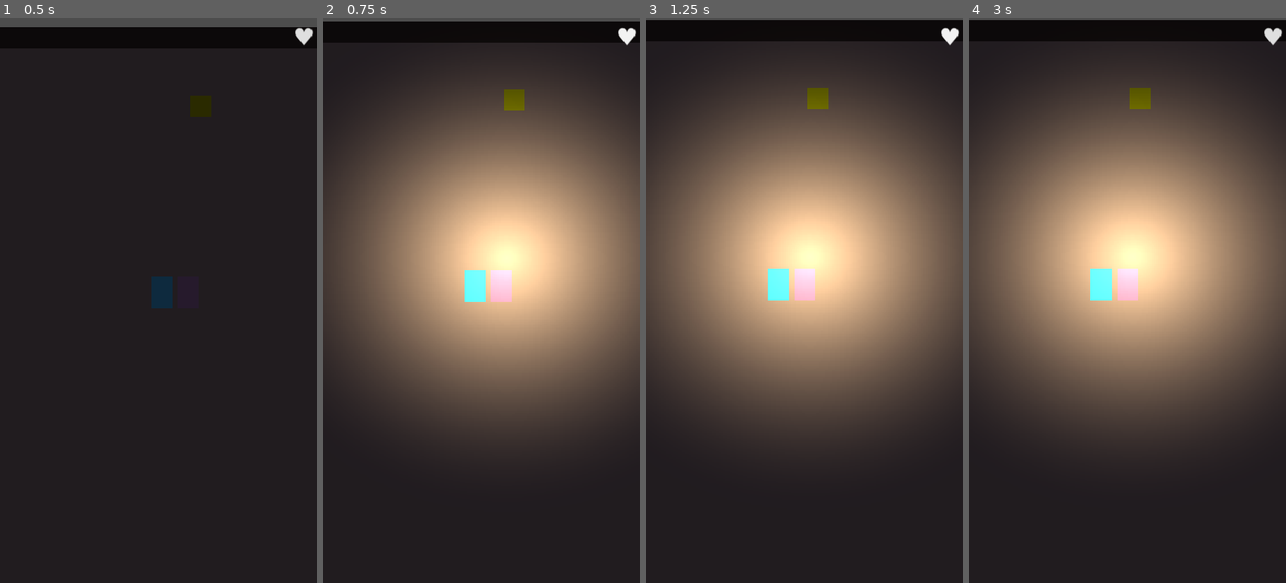
Above: before the commit, frames 1-4 (left to right).
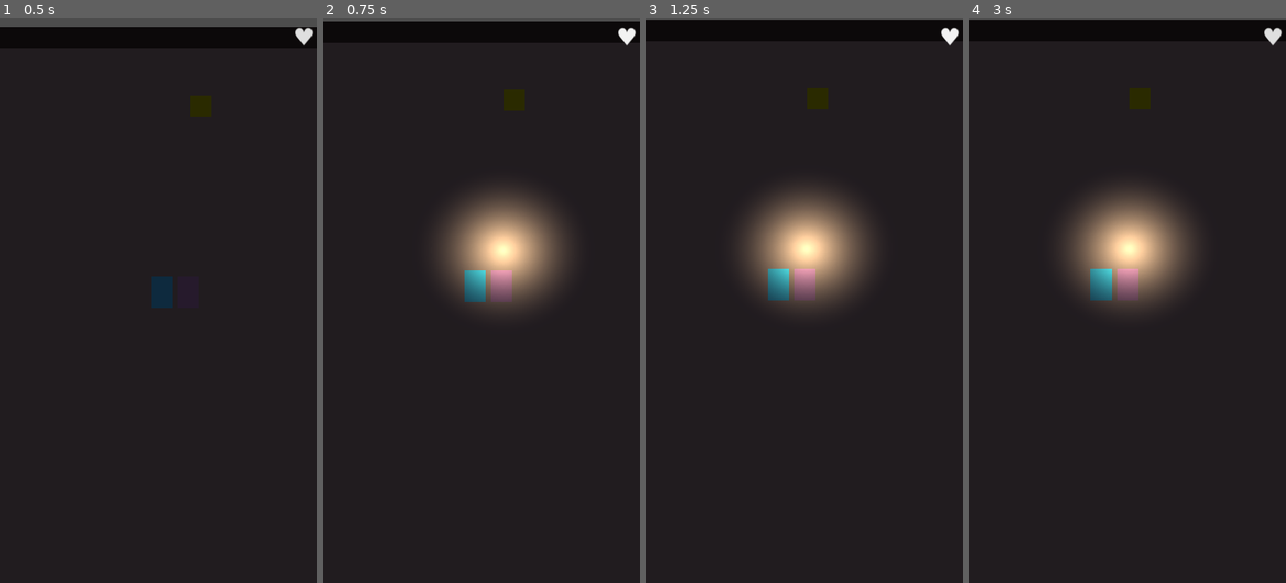
Above: after the commit, the same moments.

Repository: nicky-nix/the-pieces-of-us--together
Game: Godot game, scene res://scenes/main.tscn
Two runs of this game, one before a commit and one after it. Both use one fixed random seed, a clock stepped at 60 frames per second and the inputs below.
Inputs (mouse positions are in pixels of both pictures, inside the frame that each line leads up to):
- Up to frame 1 (0.5 s): no input
- Up to frame 2 (0.75 s): click "♥" at 0.5 s
- Up to frame 3 (1.25 s): no input
- Up to frame 4 (3 s): click "♥" at 1.25 s; click "♥" at 2 s; move the mouse to (1140, 97) at 2.77 s; click (1140, 97) at 2.92 s

Frame 1 is identical in both runs. In frame 2, 56% of the frame differs, in the area x 0-100%, y 10-75%; in frame 3, 57%; in frame 4, 57%.

Commit message:
Revert "complete room designs, puzzles, and end-to-end playtest"
This reverts commit 9dd3422a40505a02f18e7fc0c0e909faf1c31b44.

Diff:
--- a/scenes/crate.tscn
+++ b/scenes/crate.tscn
@@ -5,7 +5,7 @@
 [sub_resource type="RectangleShape2D" id="RectangleShape2D_8hhd1"]
 size = Vector2(32, 32)
 
-[node name="Crate" type="CharacterBody2D" unique_id=97980513 groups=["crate"]]
+[node name="Crate" type="CharacterBody2D" unique_id=97980513]
 script = ExtResource("1_b66cd")
 
 [node name="CollisionShape2D" type="CollisionShape2D" parent="." unique_id=1458974163]
--- a/scenes/her.tscn
+++ b/scenes/her.tscn
@@ -8,6 +8,8 @@
 height = 40.0
 
 [node name="Her" type="CharacterBody2D" unique_id=837006307 groups=["player"]]
+collision_layer = 8
+collision_mask = 17
 script = ExtResource("1_y8ilm")
 
 [node name="Sprite" type="ColorRect" parent="." unique_id=1874769045]
@@ -30,4 +32,3 @@
 range_z_min = -4096
 range_z_max = 4096
 texture = ExtResource("2_lwl7x")
-texture_scale = 3.0
--- a/scenes/key.tscn
+++ b/scenes/key.tscn
@@ -6,6 +6,8 @@
 size = Vector2(24, 24)
 
 [node name="Key" type="Area2D" unique_id=28582528]
+collision_layer = 16
+collision_mask = 0
 script = ExtResource("1_yk2u2")
 
 [node name="CollisionShape2D" type="CollisionShape2D" parent="." unique_id=1537449156]
--- a/scenes/player.tscn
+++ b/scenes/player.tscn
@@ -7,6 +7,8 @@
 height = 40.0
 
 [node name="Player" type="CharacterBody2D" unique_id=837006307 groups=["player"]]
+collision_layer = 2
+collision_mask = 25
 script = ExtResource("1_3vyb7")
 
 [node name="Sprite" type="ColorRect" parent="." unique_id=1874769045]
@@ -20,12 +22,3 @@
 shape = SubResource("CapsuleShape2D_u8vuu")
 
 [node name="NavigationAgent2D" type="NavigationAgent2D" parent="." unique_id=86853928]
-
-[node name="PushArrow" type="Label" parent="." unique_id=1651537786]
-visible = false
-offset_left = -11.0
-offset_top = -84.0
-offset_right = 29.0
-offset_bottom = -50.0
-theme_override_font_sizes/font_size = 24
-text = "→"
--- a/scenes/pressure_switch.tscn
+++ b/scenes/pressure_switch.tscn
@@ -6,6 +6,7 @@
 size = Vector2(32, 32)
 
 [node name="PressureSwitch" type="Area2D" unique_id=867929733]
+collision_layer = 16
 script = ExtResource("1_juj5l")
 
 [node name="CollisionShape2D" type="CollisionShape2D" parent="." unique_id=807258584]
--- a/scenes/room_1.tscn
+++ b/scenes/room_1.tscn
@@ -21,9 +21,9 @@
 sources/1 = SubResource("TileSetAtlasSource_8oql1")
 
 [sub_resource type="NavigationPolygon" id="NavigationPolygon_xhekj"]
-vertices = PackedVector2Array(-19.671875, 897.14844, -59.429688, 897.8203, -58.273438, 876, -18.960938, 876, -125.97656, 876, -124.02344, 19, 622, 19, 622, 876)
-polygons = Array[PackedInt32Array]([PackedInt32Array(0, 1, 2, 3), PackedInt32Array(2, 4, 5, 6), PackedInt32Array(3, 2, 6), PackedInt32Array(6, 7, 3)])
-outlines = Array[PackedVector2Array]([PackedVector2Array(-134, 9, 632, 9, 632, 886, -9.290802, 885.99976, -10, 907, -70, 908, -68.81714, 885.99994, -136, 886)])
+vertices = PackedVector2Array(622, 876, -125.97656, 876, -124.02344, 19, 622, 19)
+polygons = Array[PackedInt32Array]([PackedInt32Array(0, 1, 2, 3)])
+outlines = Array[PackedVector2Array]([PackedVector2Array(-134, 9, 632, 9, 632, 886, -136, 886)])
 
 [sub_resource type="RectangleShape2D" id="RectangleShape2D_irjyx"]
 size = Vector2(60, 20)
@@ -39,6 +39,8 @@
 navigation_polygon = SubResource("NavigationPolygon_xhekj")
 
 [node name="ExitDoor" type="Area2D" parent="." unique_id=791718495]
+collision_layer = 16
+collision_mask = 0
 script = ExtResource("3_8oql1")
 
 [node name="CollisionShape2D" type="CollisionShape2D" parent="ExitDoor" unique_id=1341363070]
--- a/scenes/room_2.tscn
+++ b/scenes/room_2.tscn
@@ -28,7 +28,7 @@
 [sub_resource type="RectangleShape2D" id="RectangleShape2D_irjyx"]
 size = Vector2(60, 20)
 
-[node name="Room2" type="Node2D" unique_id=3083982]
+[node name="Room1" type="Node2D" unique_id=3083982]
 y_sort_enabled = true
 
 [node name="TileMapLayer" type="TileMapLayer" parent="." unique_id=1598035094]
@@ -41,6 +41,8 @@
 [node name="ExitDoor" type="Area2D" parent="." unique_id=791718495]
 visibility_layer = 2
 position = Vector2(1480, -1536)
+collision_layer = 16
+collision_mask = 0
 script = ExtResource("3_lsxps")
 metadata/_edit_group_ = true
 
--- a/scenes/room_3.tscn
+++ b/scenes/room_3.tscn
@@ -28,7 +28,7 @@
 [sub_resource type="RectangleShape2D" id="RectangleShape2D_irjyx"]
 size = Vector2(60, 20)
 
-[node name="Room3" type="Node2D" unique_id=3083982]
+[node name="Room1" type="Node2D" unique_id=3083982]
 y_sort_enabled = true
 
 [node name="TileMapLayer" type="TileMapLayer" parent="." unique_id=1598035094]
@@ -39,6 +39,8 @@
 navigation_polygon = SubResource("NavigationPolygon_xhekj")
 
 [node name="ExitDoor" type="Area2D" parent="." unique_id=791718495]
+collision_layer = 16
+collision_mask = 0
 script = ExtResource("3_6w2ej")
 
 [node name="CollisionShape2D" type="CollisionShape2D" parent="ExitDoor" unique_id=1341363070]
--- a/scenes/room_4.tscn
+++ b/scenes/room_4.tscn
@@ -26,7 +26,7 @@
 polygons = Array[PackedInt32Array]([PackedInt32Array(0, 1, 2, 3)])
 outlines = Array[PackedVector2Array]([PackedVector2Array(-134, 9, 632, 9, 632, 886, -136, 886)])
 
-[node name="Room4" type="Node2D" unique_id=3083982]
+[node name="Room1" type="Node2D" unique_id=3083982]
 y_sort_enabled = true
 
 [node name="TileMapLayer" type="TileMapLayer" parent="." unique_id=1598035094]
--- a/scenes/room_5.tscn
+++ b/scenes/room_5.tscn
@@ -24,14 +24,14 @@
 sources/1 = SubResource("TileSetAtlasSource_8oql1")
 
 [sub_resource type="NavigationPolygon" id="NavigationPolygon_xhekj"]
-vertices = PackedVector2Array(199.92188, 876, -125.97656, 876, -124.02344, 19, 622, 19, 622, 876, 241.21875, 876, 240.32031, 903.8281, 199.96875, 903.15625)
-polygons = Array[PackedInt32Array]([PackedInt32Array(0, 1, 2, 3), PackedInt32Array(3, 4, 5), PackedInt32Array(0, 3, 5), PackedInt32Array(0, 5, 6, 7)])
-outlines = Array[PackedVector2Array]([PackedVector2Array(-134, 9, 632, 9, 632, 886, 250.90216, 886.0001, 250, 914, 190, 913, 189.939, 886.00006, -136, 886)])
+vertices = PackedVector2Array(622, 876, -125.97656, 876, -124.02344, 19, 622, 19)
+polygons = Array[PackedInt32Array]([PackedInt32Array(0, 1, 2, 3)])
+outlines = Array[PackedVector2Array]([PackedVector2Array(-134, 9, 632, 9, 632, 886, -136, 886)])
 
 [sub_resource type="RectangleShape2D" id="RectangleShape2D_irjyx"]
 size = Vector2(60, 20)
 
-[node name="Room5" type="Node2D" unique_id=3083982]
+[node name="Room1" type="Node2D" unique_id=3083982]
 y_sort_enabled = true
 script = ExtResource("1_1bs8n")
 
@@ -43,7 +43,9 @@
 navigation_polygon = SubResource("NavigationPolygon_xhekj")
 
 [node name="ExitDoor" type="Area2D" parent="." unique_id=791718495]
-position = Vector2(257, 4)
+position = Vector2(260, 5)
+collision_layer = 16
+collision_mask = 0
 script = ExtResource("3_sn1g8")
 metadata/_edit_group_ = true
 
--- a/scripts/crate.gd
+++ b/scripts/crate.gd
@@ -1,40 +1,19 @@
 extends CharacterBody2D
 
-const FRICTION = 0.91      # was 0.80 — higher = slides further
-const MIN_SPEED = 3.0        # unchanged
-
-var is_being_pushed = false
-var push_timer = 0.0
-
-func _ready():
-	# Wait one frame for the scene to be fully loaded
-	await get_tree().physics_frame
-	# Find Her and add her as a collision exception
-	var main = get_tree().get_root().get_node_or_null("Main")
-	if main:
-		var her = main.get_node_or_null("Her")
-		if her:
-			add_collision_exception_with(her)
-			print("Crate ignoring Her")
+const PUSH_SPEED = 90.0
+const FRICTION = 0.85
 
 func _physics_process(delta):
-	# Reduce push timer each frame
-	if push_timer > 0:
-		push_timer -= delta
-		is_being_pushed = true
-	else:
-		is_being_pushed = false
-
-	# Apply friction
+	# Apply friction every frame so crate slows to a stop
 	velocity = velocity * FRICTION
 
-	# Hard stop when slow enough — this prevents sticking
-	if velocity.length() < MIN_SPEED:
+	# Stop completely when moving very slowly
+	if velocity.length() < 2.0:
 		velocity = Vector2.ZERO
 
 	move_and_slide()
 
 func push(direction: Vector2):
-	if velocity.length() < 10.0:
-		velocity = direction.normalized() * 220.0  # was 150 — stronger push
-		push_timer = 0.1
+	# Only accept a new push if crate is nearly stopped
+	# This prevents sticking — player pushes once, crate slides away
+	velocity = direction.normalized() * PUSH_SPEED
--- a/scripts/exit_door.gd
+++ b/scripts/exit_door.gd
@@ -2,16 +2,11 @@
 
 signal exit_reached
 
-var triggered = false
-
 func _ready():
 	body_entered.connect(_on_body_entered)
-	monitoring = true
-	monitorable = true
-	print("ExitDoor ready — triggered state: ", triggered)
+	print("ExitDoor ready — monitoring bodies")
 
 func _on_body_entered(body):
-	print("ExitDoor hit by: ", body.name, " | triggered: ", triggered, " | groups: ", body.get_groups())
-	if body.is_in_group("player") and not triggered:
-		triggered = true
+	print("Something entered ExitDoor: ", body.name, " groups: ", body.get_groups())
+	if body.is_in_group("player"):
 		emit_signal("exit_reached")
--- a/scripts/her.gd
+++ b/scripts/her.gd
@@ -3,12 +3,12 @@
 const SPEED = 120.0
 
 @onready var agent = $NavigationAgent2D
-@onready var light = $PointLight2D
+@onready var light = $PointLight2D  # ADD THIS LINE
 
 func _ready():
 	await get_tree().physics_frame
 	await get_tree().physics_frame
-	light.visible = false
+	light.visible = false  # ADD THIS — light off at start
 
 func _input(event):
 	if not GameManager.active_player == "her":
@@ -21,12 +21,13 @@
 		agent.target_position = world_pos
 
 func _physics_process(delta):
-	light.visible = (GameManager.active_player == "her")
+	# Light follows active player state every frame
+	light.visible = (GameManager.active_player == "her")  # ADD THIS LINE
+
 	if not GameManager.active_player == "her":
 		velocity = Vector2.ZERO
 		return
 	if agent.is_navigation_finished():
-		velocity = Vector2.ZERO
 		return
 	var next = agent.get_next_path_position()
 	var dir = (next - global_position).normalized()
--- a/scripts/key.gd
+++ b/scripts/key.gd
@@ -1,15 +1,14 @@
 extends Area2D
+
+signal key_collected
 
 var player_nearby = false
 
 func _ready():
 	body_entered.connect(_on_body_entered)
 	body_exited.connect(_on_body_exited)
-	monitoring = true
-	monitorable = true
 
 func _on_body_entered(body):
-	print("Key: body entered — ", body.name)
 	if body.is_in_group("player"):
 		player_nearby = true
 		$PromptLabel.visible = true
@@ -20,10 +19,10 @@
 		$PromptLabel.visible = false
 
 func _input(event):
-	if event is InputEventMouseButton and event.button_index == MOUSE_BUTTON_LEFT and not event.pressed:
+	if event is InputEventScreenTouch and not event.pressed:
 		if player_nearby:
 			collect()
-	if event is InputEventScreenTouch and not event.pressed:
+	if event is InputEventMouseButton and event.button_index == MOUSE_BUTTON_LEFT and not event.pressed:
 		if player_nearby:
 			collect()
 
--- a/scripts/locked_door.gd
+++ b/scripts/locked_door.gd
@@ -1,33 +1,32 @@
 extends StaticBody2D
 
+var player_nearby = false
 var is_open = false
 
 func _ready():
 	$UnlockZone.body_entered.connect(_on_body_entered)
-	$UnlockZone.monitoring = true
-	$UnlockZone.monitorable = true
+	$UnlockZone.body_exited.connect(_on_body_exited)
 
 func _on_body_entered(body):
-	if not body.is_in_group("player"):
-		return
+	if body.is_in_group("player") and not is_open:
+		player_nearby = true
+		_check_unlock()
 
-	if not is_open:
-		# First visit — check for key
-		if GameManager.has_key:
-			_unlock()
-		else:
-			# No key — show locked message
-			$Label.text = "🔒 Need a key"
-	else:
-		# Door already unlocked — go to next room
-		print("Player entered unlocked door — loading next room")
-		RoomManager.go_to_next_room()
+func _on_body_exited(body):
+	if body.is_in_group("player"):
+		player_nearby = false
 
-func _unlock():
-	is_open = true
-	# Remove the physical block
+func _check_unlock():
+	if GameManager.has_key and not is_open:
+		is_open = true
+		open_door()
+
+func open_door():
+	# Hide the visual door
 	$CollisionShape2D.set_deferred("disabled", true)
-	# Change visuals to show unlocked
-	$ColorRect.color = Color("#22AA55")  # turns green
-	$Label.text = "✦ Unlocked!"
-	print("Door unlocked!")
+	$ColorRect.visible = false
+	$Label.visible = false
+	print("Door unlocked — loading next room")
+	# Wait one frame then go to next room
+	await get_tree().process_frame
+	RoomManager.go_to_next_room()
--- a/scripts/player.gd
+++ b/scripts/player.gd
@@ -3,20 +3,13 @@
 const SPEED = 120.0
 
 @onready var agent = $NavigationAgent2D
-@onready var push_arrow = $PushArrow
-
-var current_crate = null
-var touching_crate = false
 
 func _ready():
 	await get_tree().physics_frame
 	await get_tree().physics_frame
-	push_arrow.visible = false
 
 func _input(event):
 	if not GameManager.active_player == "you":
-		return
-	if touching_crate:
 		return
 	if event is InputEventMouseButton and event.button_index == MOUSE_BUTTON_LEFT and not event.pressed:
 		var world_pos = get_global_mouse_position()
@@ -28,41 +21,21 @@
 func _physics_process(delta):
 	if not GameManager.active_player == "you":
 		velocity = Vector2.ZERO
-		push_arrow.visible = false
-		touching_crate = false
 		return
-
-	touching_crate = false
-	current_crate = null
-
 	if agent.is_navigation_finished():
 		velocity = Vector2.ZERO
-		push_arrow.visible = false
 		return
-
 	var next = agent.get_next_path_position()
 	var dir = (next - global_position).normalized()
 	velocity = dir * SPEED
 	move_and_slide()
 
+	# Push crate — only fire once per collision, not every frame
 	for i in get_slide_collision_count():
-		var col = get_slide_collision(i)
-		if col == null:
-			continue
-		var body = col.get_collider()
-		if body == null:
-			continue
-		if body.is_in_group("crate"):
-			touching_crate = true
-			current_crate = body
-			velocity = Vector2.ZERO
-			agent.target_position = global_position
-			var push_dir = (body.global_position - global_position).normalized()
-			push_arrow.visible = true
-			push_arrow.rotation = push_dir.angle()
-			if body.velocity.length() < 10.0:
-				body.push(push_dir)
-			break
-
-	if not touching_crate:
-		push_arrow.visible = false
+		var collision = get_slide_collision(i)
+		var collider = collision.get_collider()
+		if collider != null and collider.is_in_group("crate"):
+			var push_dir = (collider.global_position - global_position).normalized()
+			# Only push if crate is nearly stopped (prevents sticking)
+			if collider.velocity.length() < 5.0:
+				collider.push(push_dir)
--- a/scripts/pressure_switch.gd
+++ b/scripts/pressure_switch.gd
@@ -7,22 +7,15 @@
 func _ready():
 	body_entered.connect(_on_body_entered)
 	body_exited.connect(_on_body_exited)
-	monitoring = true
-	monitorable = true
 
 func _on_body_entered(body):
-	print("Pressure switch: body entered — ", body.name, " groups: ", body.get_groups())
 	if body.is_in_group("crate") and not is_pressed:
 		is_pressed = true
-		# Turn green
-		$SwitchSprite.color = Color("#00FF00")
+		$SwitchSprite.color = Color("#00FF00")  # turns green when activated
 		print("Switch activated!")
 		emit_signal("switch_activated")
 
 func _on_body_exited(body):
 	if body.is_in_group("crate"):
-		# Only deactivate if crate fully leaves
-		await get_tree().physics_frame
-		if not has_overlapping_bodies():
-			is_pressed = false
-			$SwitchSprite.color = Color("#555555")
+		is_pressed = false
+		$SwitchSprite.color = Color("#555555")  # turns grey again
--- a/scripts/room_5.gd
+++ b/scripts/room_5.gd
@@ -1,23 +1,12 @@
 extends Node2D
 
-var exit_unlocked = false
-
 func _ready():
-	# Lock the exit at start
-	var exit = $ExitDoor
-	exit.monitoring = false
-
-	# Connect switch
-	var switch = $PressureSwitch
-	if switch:
-		switch.switch_activated.connect(_on_switch_activated)
+	# Lock the exit until switch is activated
+	$ExitDoor/CollisionShape2D.disabled = true
+	$PressureSwitch.switch_activated.connect(_on_switch_activated)
 
 func _on_switch_activated():
-	if exit_unlocked:
-		return
-	exit_unlocked = true
-	print("Exit unlocked by switch!")
-	# Turn exit door green so player knows it opened
+	print("Exit unlocked!")
+	$ExitDoor/CollisionShape2D.disabled = false
+	# Make exit visible so player knows it opened
 	$ExitDoor/ColorRect.color = Color("#00FF00")
-	# Now allow the exit to detect players
-	$ExitDoor.monitoring = true
--- a/scripts/room_manager.gd
+++ b/scripts/room_manager.gd
@@ -12,94 +12,55 @@
 var current_room_index = 0
 var current_room_instance = null
 var room_container: Node = null
-var is_transitioning = false
 
 func start_run():
 	rooms.shuffle()
 	current_room_index = 0
-	is_transitioning = false
 	load_room(current_room_index)
 
 func go_to_next_room():
-	# Prevent double triggering
-	if is_transitioning:
-		return
-	is_transitioning = true
-	print("=== Going to next room ===")
-	_do_transition()
-
-func _do_transition():
 	var main = get_tree().get_root().get_node_or_null("Main")
 	if main == null:
-		print("ERROR: Main not found")
+		return
+	var fade_rect = main.get_node_or_null("HUD/FadeRect")
+	if fade_rect == null:
 		return
 
-	var fade_rect = main.get_node_or_null("HUD/FadeRect")
-	if fade_rect == null:
-		print("ERROR: FadeRect not found")
-		return
+	# Reset any room-specific state
+	GameManager.reset_room_state()
 
-	# Fade out
 	var tween_out = main.create_tween()
 	tween_out.tween_property(fade_rect, "color:a", 1.0, 0.4)
 	await tween_out.finished
 
-	# Next room
 	current_room_index += 1
 	if current_room_index >= rooms.size():
 		print("Run complete!")
 		var tween_in = main.create_tween()
 		tween_in.tween_property(fade_rect, "color:a", 0.0, 0.4)
-		is_transitioning = false
 		return
 
 	await load_room(current_room_index)
 
-	# Move players to start
 	main.get_node("Player").global_position = Vector2(240, 400)
 	main.get_node("Her").global_position = Vector2(280, 400)
 
-	# Fade in
 	var tween_in = main.create_tween()
 	tween_in.tween_property(fade_rect, "color:a", 0.0, 0.4)
 	await tween_in.finished
-	is_transitioning = false
 
 func load_room(index):
-	# Free old room
 	if current_room_instance != null:
 		current_room_instance.queue_free()
 		await current_room_instance.tree_exited
 
-	# Load new room
 	var room_scene = load(rooms[index])
 	current_room_instance = room_scene.instantiate()
 	room_container.add_child(current_room_instance)
-	print("Room loaded: ", rooms[index])
 
-	# Find and connect ExitDoor
-	_connect_exit(current_room_instance)
-
-func _connect_exit(room):
-	# Search for ExitDoor anywhere in the room tree
-	var exit = _find_node(room, "ExitDoor")
+	var exit = current_room_instance.get_node_or_null("ExitDoor")
 	if exit == null:
-		print("WARNING: No ExitDoor found in room")
-		return
-	if exit.exit_reached.is_connected(go_to_next_room):
+		print("ERROR: ExitDoor not found in room — check node is named exactly ExitDoor")
 		return
 	exit.exit_reached.connect(go_to_next_room)
-	print("ExitDoor connected in: ", room.name)
-
-func _find_node(node: Node, target_name: String) -> Node:
-	if node == null:
-		return null
-	if node.name == target_name:
-		return node
-	for child in node.get_children():
-		if child == null:
-			continue
-		var result = _find_node(child, target_name)
-		if result != null:
-			return result
-	return null
+	print("Room loaded: ", rooms[index])
